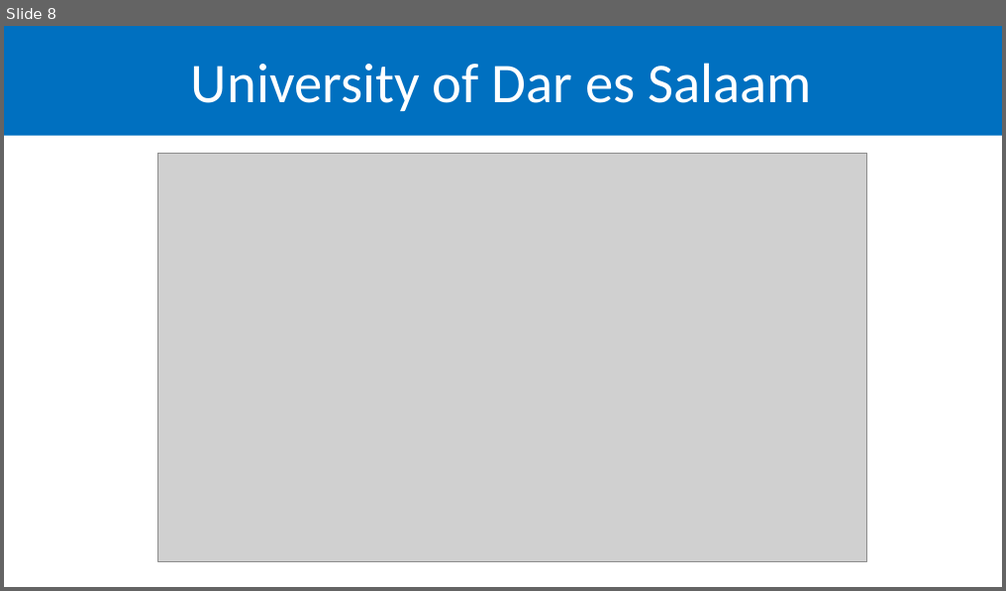
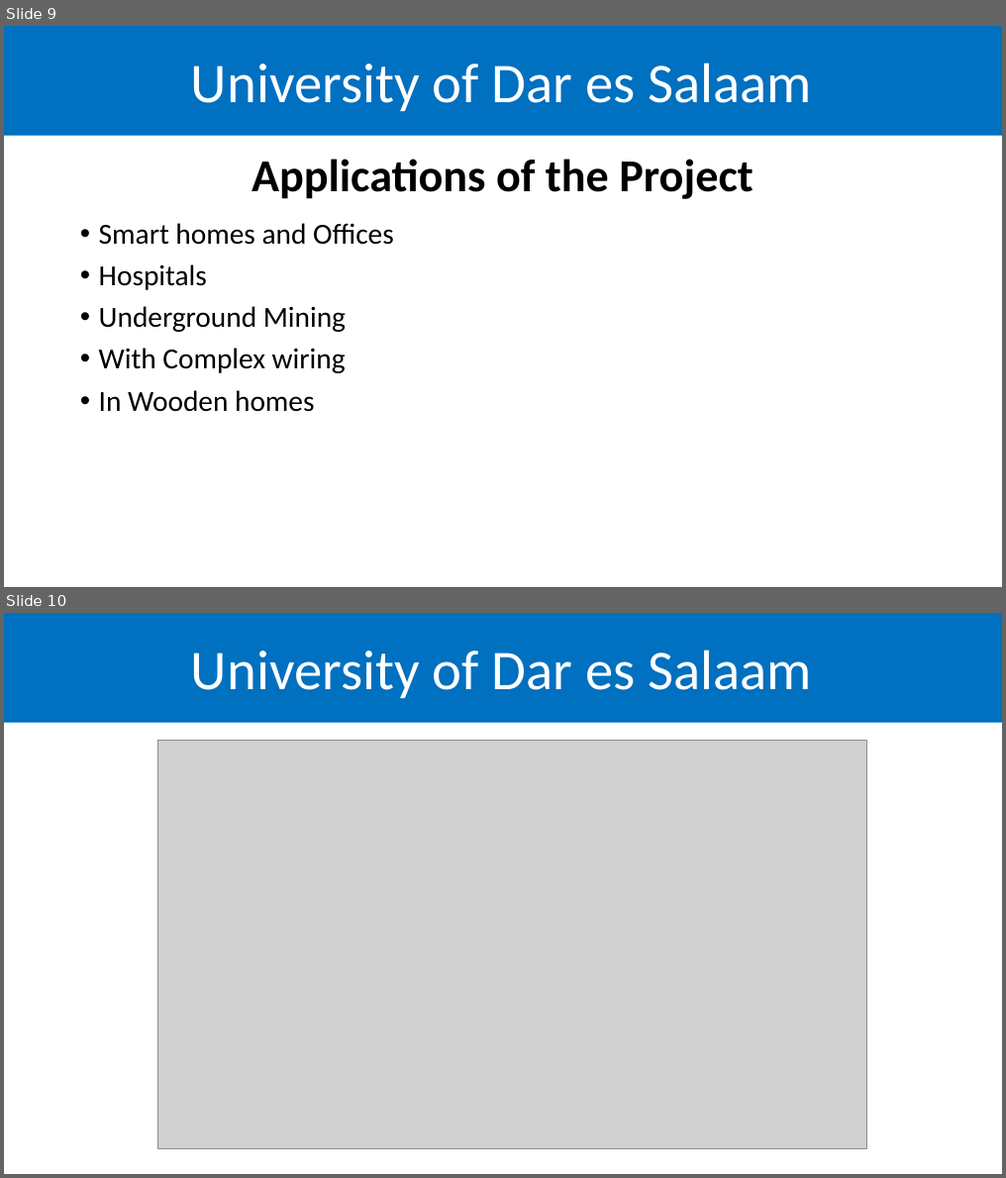
Before and after one commit to kelvkedyson/uissArduino, a slide deck: Practicals/Project 2/Lecture/ppt/Project 2.pptx. Shown one above the other, each under a label of ours: slide 8 before the commit, slides 9 and 10 after it. The pictures are 1006x591 and 1006x1178 pixels, drawn with LibreOffice and Linux fonts; fonts in the diff are those of the drawing; grey boxes stand for pictures; background and template pictures are left out. Boxes give left, top, right and bottom in pixels: in the first picture for what was removed or moved away, otherwise in the second. Text is boxed around its words. In the diff, an @@ line names an element or a change of style, - is before the commit and + after.

```diff
--- a/Practicals/Project 2/Lecture/ppt/Project 2.pptx
+++ b/Practicals/Project 2/Lecture/ppt/Project 2.pptx
@@ slide 9 added at (4, 26, 1002, 587), background #FFFFFF; not listed: 2 template elements that a slide beside it also shows @@
@@ title added at (252, 159, 753, 199), 44 pt, text #000000, bold @@
+Applications of the Project
@@ text added at (99, 223, 394, 412), 28 pt, text #000000 @@
+• Smart homes and Offices
+• Hospitals
+• Underground Mining
+• With Complex wiring
+• In Wooden homes
@@ what was slide 8 is now slide 10 @@
```
Also in this commit, not shown: 4 slides changed, 4 other slides added, 3 slides removed, 1 other file.
